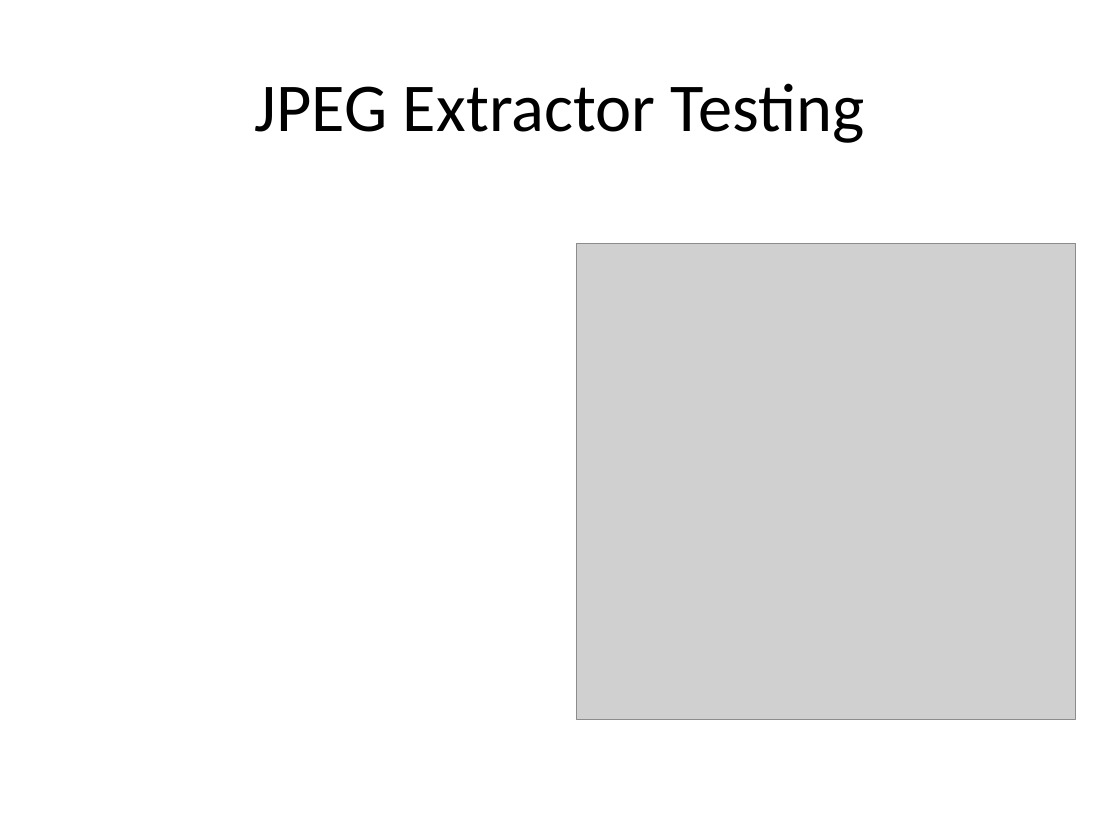
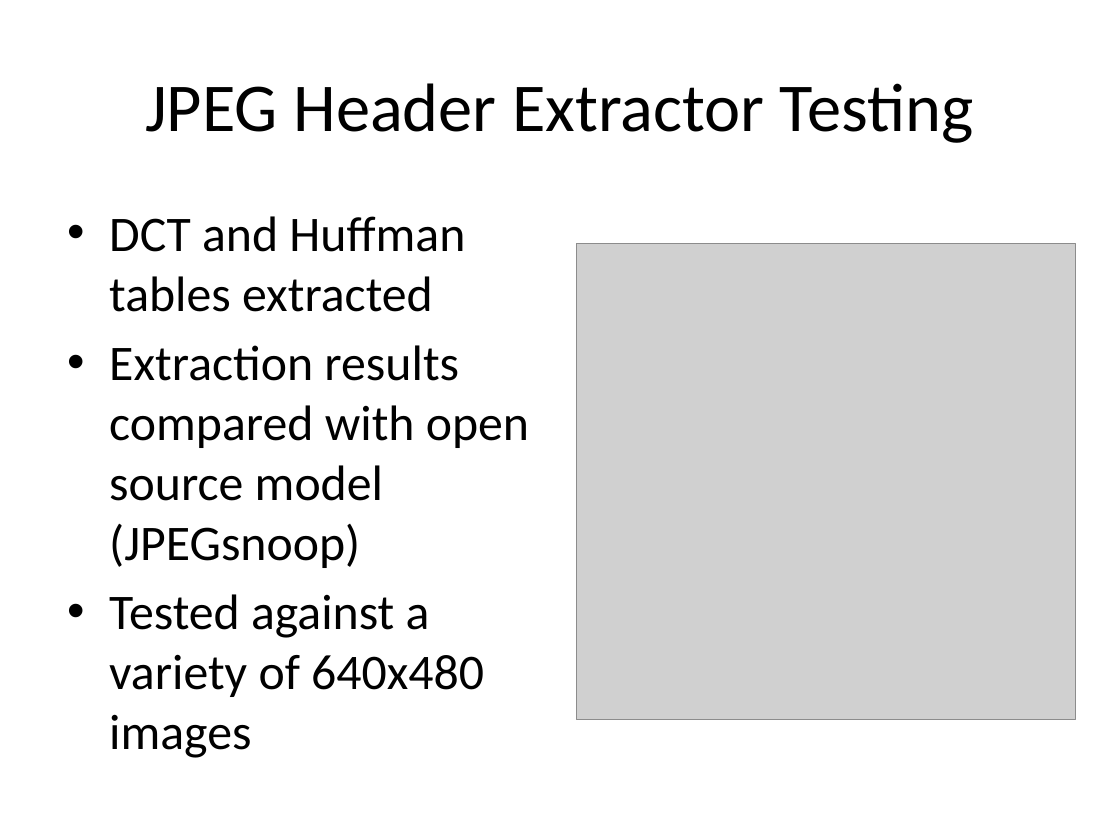
Before and after one commit to uavcamera/uavcamera, a slide deck: slide 32 of documents/finalpresentation/GDP Group 18 pres.pptx. Drawn at 1120x840 pixels with LibreOffice and Linux fonts; fonts in the diff are those of the drawing; grey boxes stand for pictures. Boxes give left, top, right and bottom in pixels: in the first picture for what was removed or moved away, otherwise in the second. Text is boxed around its words. In the diff, an @@ line names an element or a change of style, - is before the commit and + after.

Commit message:
presentation updated

```diff
--- a/documents/finalpresentation/GDP Group 18 pres.pptx
+++ b/documents/finalpresentation/GDP Group 18 pres.pptx
@@ title at [145,83,974,143]: text changed @@
-JPEG Extractor Testing
+JPEG Header Extractor Testing
@@ text added at [109,216,529,758], 32 pt, text #000000 @@
+• DCT and Huffman tables extracted
+• Extraction results compared with open source model (JPEGsnoop)
+• Tested against a variety of 640x480 images
```
Also in this commit, not shown: 1 other slide changed.
